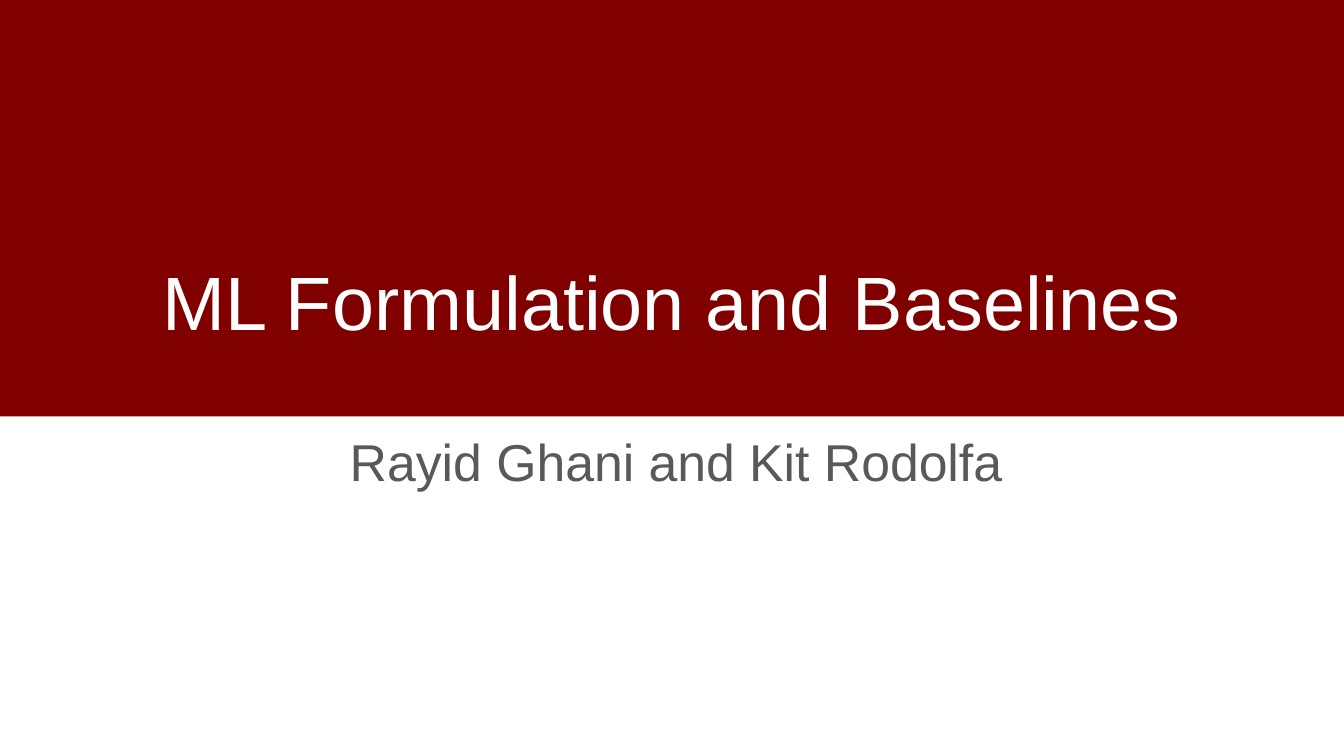
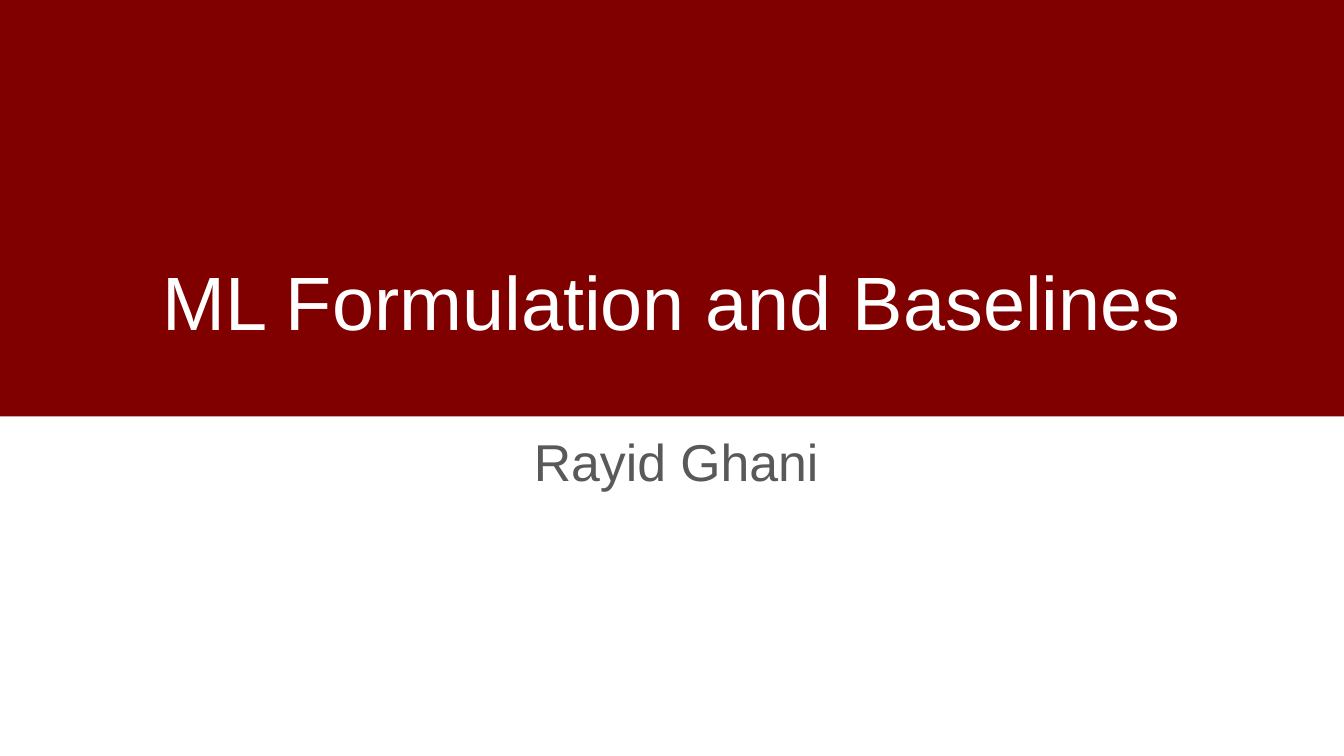
Before and after one commit to dssg/MLinPractice, a slide deck: slide 1 of Lectures/Lecture4-Formulation.pptx. Drawn at 1344x756 pixels with LibreOffice and Linux fonts; fonts in the diff are those of the drawing; background and template pictures are left out. Boxes give left, top, right and bottom in pixels: in the first picture for what was removed or moved away, otherwise in the second. Text is boxed around its words. In the diff, an @@ line names an element or a change of style, - is before the commit and + after.

```diff
--- a/Lectures/Lecture4-Formulation.pptx
+++ b/Lectures/Lecture4-Formulation.pptx
@@ subtitle at <box>534,443,818,492</box>: text changed @@
-Rayid Ghani and Kit Rodolfa
+Rayid Ghani
```
Also in this commit, not shown: 6 other slides changed.
